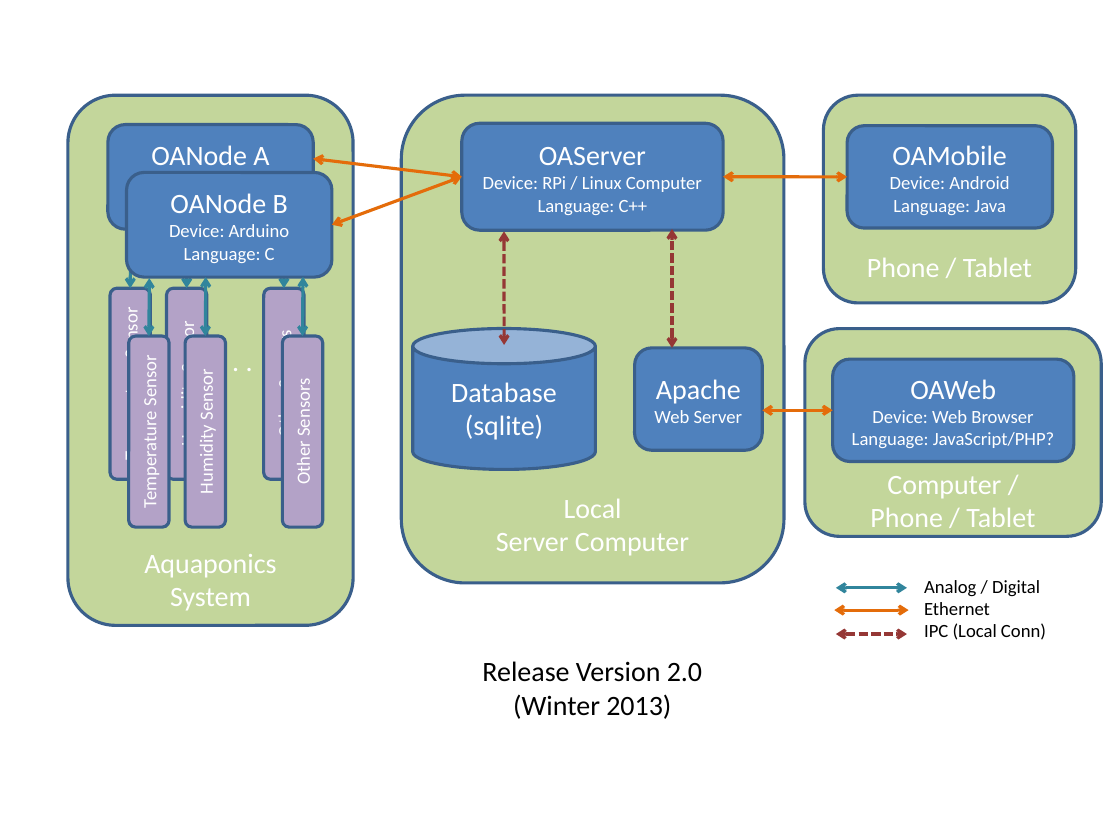
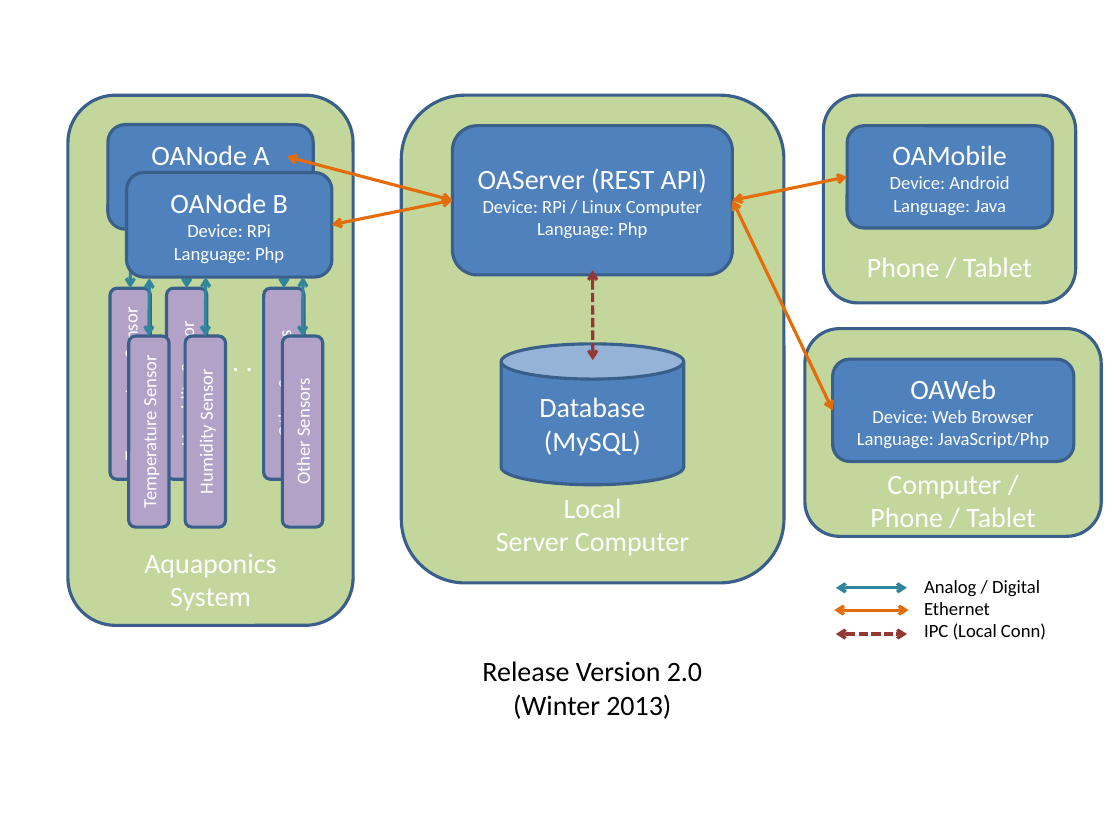
Before and after one commit to OpenAquaponics/OADocuments, a slide deck: slide 3 of Software_Release_Schedule.pptx. Drawn at 1120x840 pixels with LibreOffice and Linux fonts; fonts in the diff are those of the drawing. Boxes give left, top, right and bottom in pixels: in the first picture for what was removed or moved away, otherwise in the second. Text is boxed around its words. In the diff, an @@ line names an element or a change of style, - is before the commit and + after.

Commit message:
Updating the documentation and loading the initial cut of the instruction for installing OAServer and OANode on the RPi

```diff
--- a/Software_Release_Schedule.pptx
+++ b/Software_Release_Schedule.pptx
@@ rounded rectangle "OAServer (REST API)" resized from (x1=461, y1=123, x2=722, y2=230) to (x1=452, y1=125, x2=732, y2=274) @@
@@ double arrow moved from (314, 159) - (461, 177) to (287, 157) - (452, 200) @@
@@ text in rounded rectangle at (x1=478, y1=169, x2=707, y2=193): text changed @@
-OAServer
+OAServer (REST API)
@@ double arrow moved from (724, 177) - (847, 177) to (732, 200) - (847, 177) @@
@@ double arrow moved from (332, 225) - (461, 177) to (332, 225) - (452, 200) @@
@@ double arrow moved from (763, 410) - (832, 410) to (732, 200) - (832, 410) @@
@@ text in rounded rectangle at (x1=174, y1=224, x2=284, y2=263): text changed @@
-Device: Arduino
-Language: C
+Device: RPi
+Language: Php
@@ text in rounded rectangle at (x1=537, y1=222, x2=647, y2=238): text changed @@
-Language: C++
+Language: Php
@@ double arrow removed from (672, 348) to (672, 228) @@
@@ double arrow moved from (504, 232) - (504, 345) to (592, 270) - (592, 361) @@
@@ cylinder "Database" moved from (x1=413, y1=328, x2=596, y2=469) to (x1=501, y1=344, x2=683, y2=485) @@
@@ rounded rectangle removed at (x1=635, y1=348, x2=763, y2=450) @@
-Apache
-Web Server
@@ text in cylinder at (x1=544, y1=430, x2=641, y2=456): text changed @@
-(sqlite)
+(MySQL)
@@ text in rounded rectangle at (x1=857, y1=432, x2=1049, y2=448): text changed @@
-Language: JavaScript/PHP?
+Language: JavaScript/Php
```
Also in this commit, not shown: 2 other slides changed, 6 other files.
